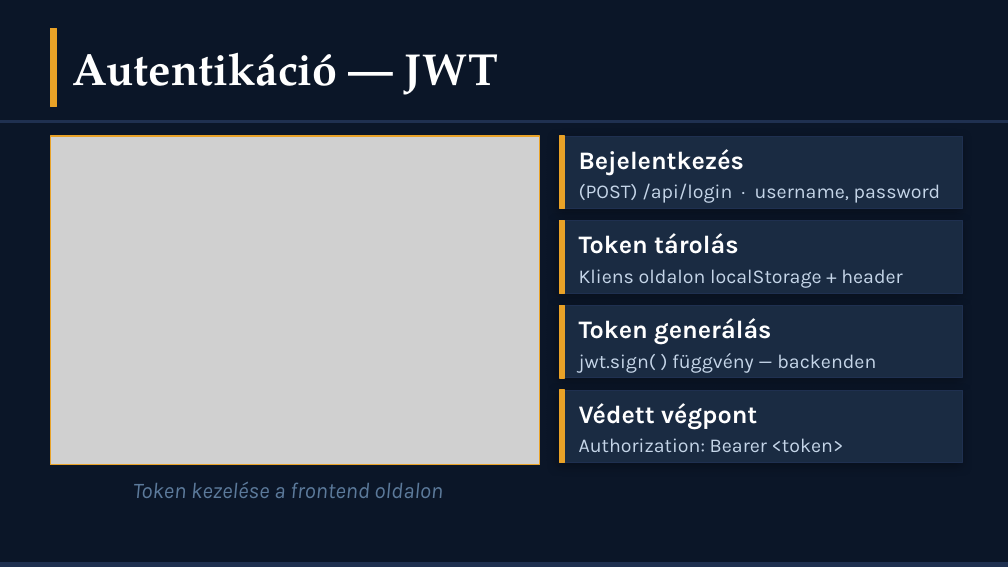
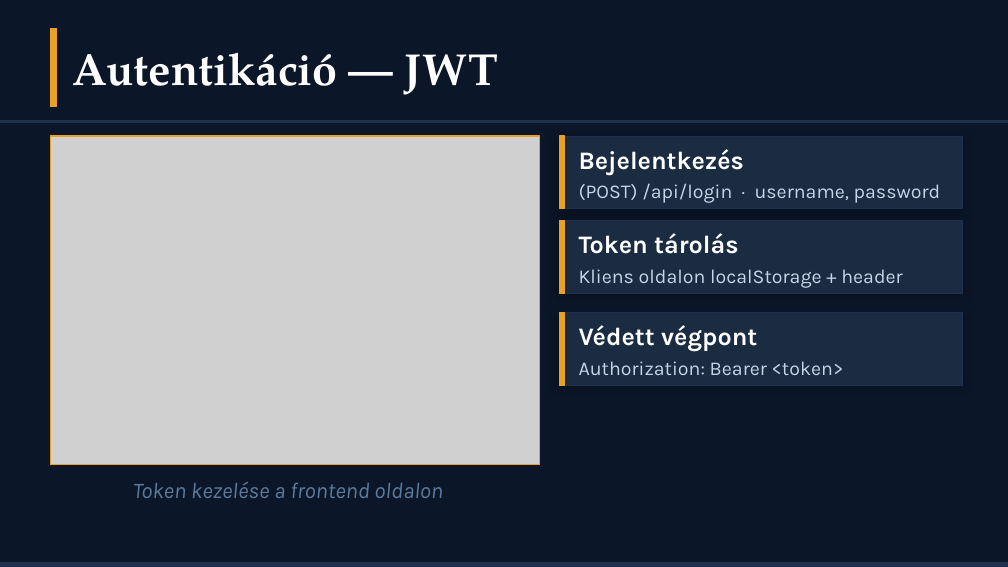
Before and after one commit to hihi-dotcom/CrossCountryBuilds_Webshop, a slide deck: slide 6 of doc/CrossCountryWebshop_Premium (1).pptx. Drawn at 1008x567 pixels with LibreOffice and Linux fonts; fonts in the diff are those of the drawing; grey boxes stand for pictures. Boxes give left, top, right and bottom in pixels: in the first picture for what was removed or moved away, otherwise in the second. Text is boxed around its words. In the diff, an @@ line names an element or a change of style, - is before the commit and + after.

```diff
--- a/doc/CrossCountryWebshop_Premium (1).pptx
+++ b/doc/CrossCountryWebshop_Premium (1).pptx
@@ rectangle: place and size @@
-rectangle at (559, 390, 963, 463)
+rectangle at (559, 312, 963, 385)
@@ rectangle: place and size @@
-rectangle at (559, 390, 564, 463)
+rectangle at (559, 312, 564, 385)
@@ rectangle removed at (559, 305, 963, 378) @@
@@ rectangle removed at (559, 305, 564, 378) @@
@@ text "Védett végpont": place and size @@
-text "Védett végpont" at (579, 403, 757, 429)
+text "Védett végpont" at (579, 325, 757, 352)
@@ text removed at (579, 318, 771, 345) @@
-Token generálás
@@ text "Authorization: Bearer <token>": place and size @@
-text "Authorization: Bearer <token>" at (579, 438, 844, 452)
+text "Authorization: Bearer <token>" at (579, 361, 844, 375)
@@ text removed at (579, 353, 876, 373) @@
-jwt.sign( ) függvény — backenden
```
Also in this commit, not shown: 1 other slide changed.
